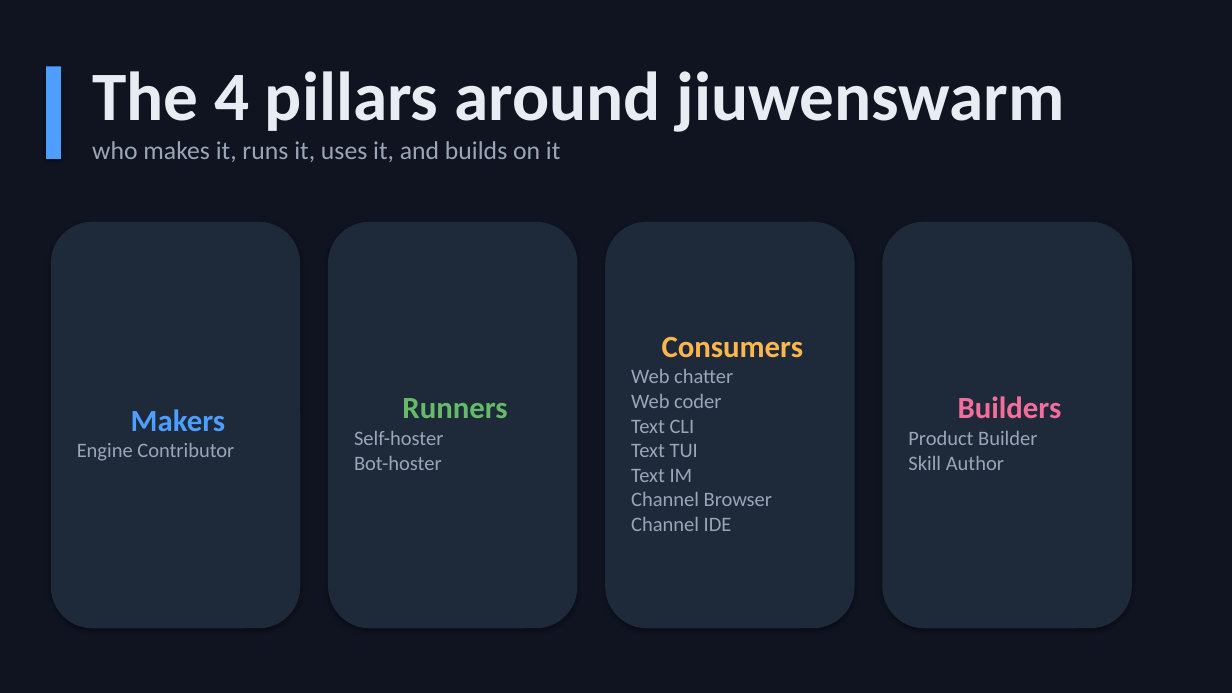
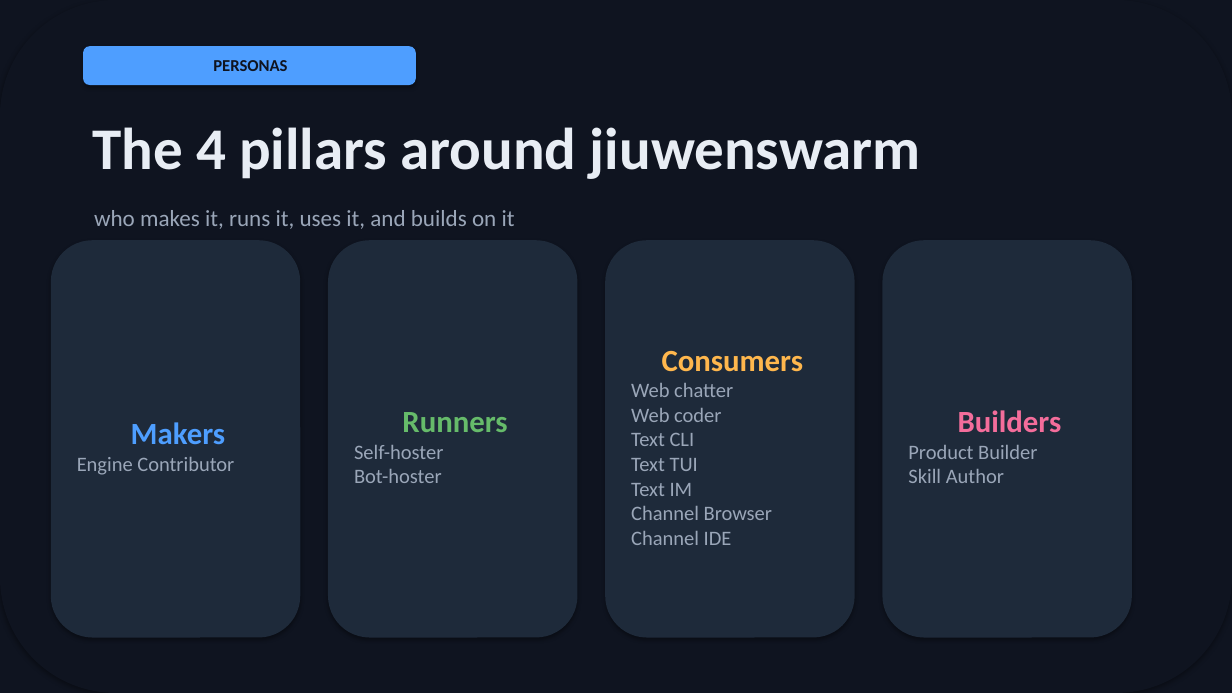
Before and after one commit to michaelatamuk/openjiuwen-jiuwenswarm, a slide deck: slide 1 of docs-michael/usability/slides/personas-deck.pptx. Drawn at 1232x693 pixels with LibreOffice and Linux fonts; fonts in the diff are those of the drawing. Boxes give left, top, right and bottom in pixels: in the first picture for what was removed or moved away, otherwise in the second. Text is boxed around its words. In the diff, an @@ line names an element or a change of style, - is before the commit and + after.

Commit message:
working on jiuwenswarm

```diff
--- a/docs-michael/usability/slides/personas-deck.pptx
+++ b/docs-michael/usability/slides/personas-deck.pptx
@@ rounded rectangle at [0,0,1232,693]: rectangle to rounded rectangle @@
@@ rounded rectangle added at [83,46,416,85], fill #4E9EFF, 13 pt, text #0F1420, bold @@
+PERSONAS
@@ rectangle removed at [46,67,61,159] @@
@@ text "The 4 pillars around jiuwenswarm": place and size @@
-text "The 4 pillars around jiuwenswarm" at [92,71,1064,162]
+text "The 4 pillars around jiuwenswarm" at [92,127,921,179]
@@ text "The 4 pillars around jiuwenswarm" at [92,127,921,179]: size 54 to 46 pt @@
@@ text at [92,141,560,162]: paragraph removed @@
-who makes it, runs it, uses it, and builds on it
@@ text added at [94,210,515,229], 18 pt, text #9AA6B8 @@
+who makes it, runs it, uses it, and builds on it
@@ rounded rectangle "Makers": place and size @@
-rounded rectangle "Makers" at [51,222,300,628]
+rounded rectangle "Makers" at [51,240,300,638]
@@ rounded rectangle "Runners": place and size @@
-rounded rectangle "Runners" at [328,222,578,628]
+rounded rectangle "Runners" at [328,240,578,638]
@@ rounded rectangle "Consumers": place and size @@
-rounded rectangle "Consumers" at [605,222,855,628]
+rounded rectangle "Consumers" at [605,240,855,638]
@@ rounded rectangle "Builders": place and size @@
-rounded rectangle "Builders" at [883,222,1132,628]
+rounded rectangle "Builders" at [883,240,1132,638]
```
Also in this commit, not shown: 9 other slides changed, 2 slides added, 5 other files.
